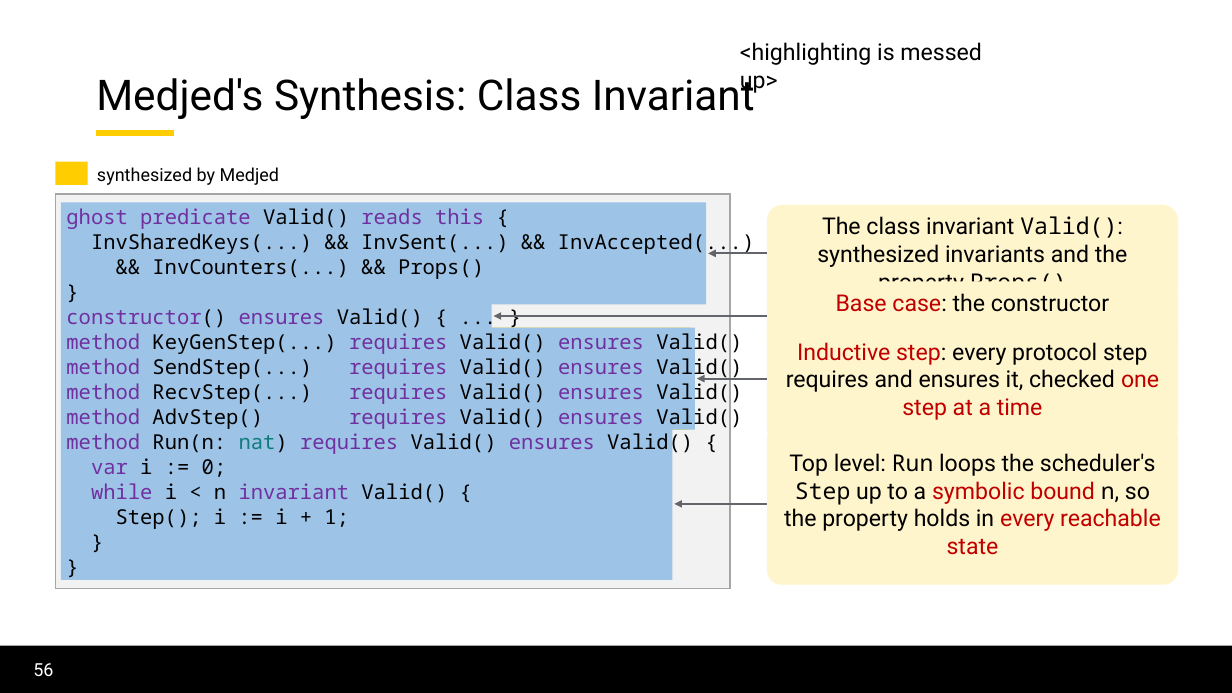
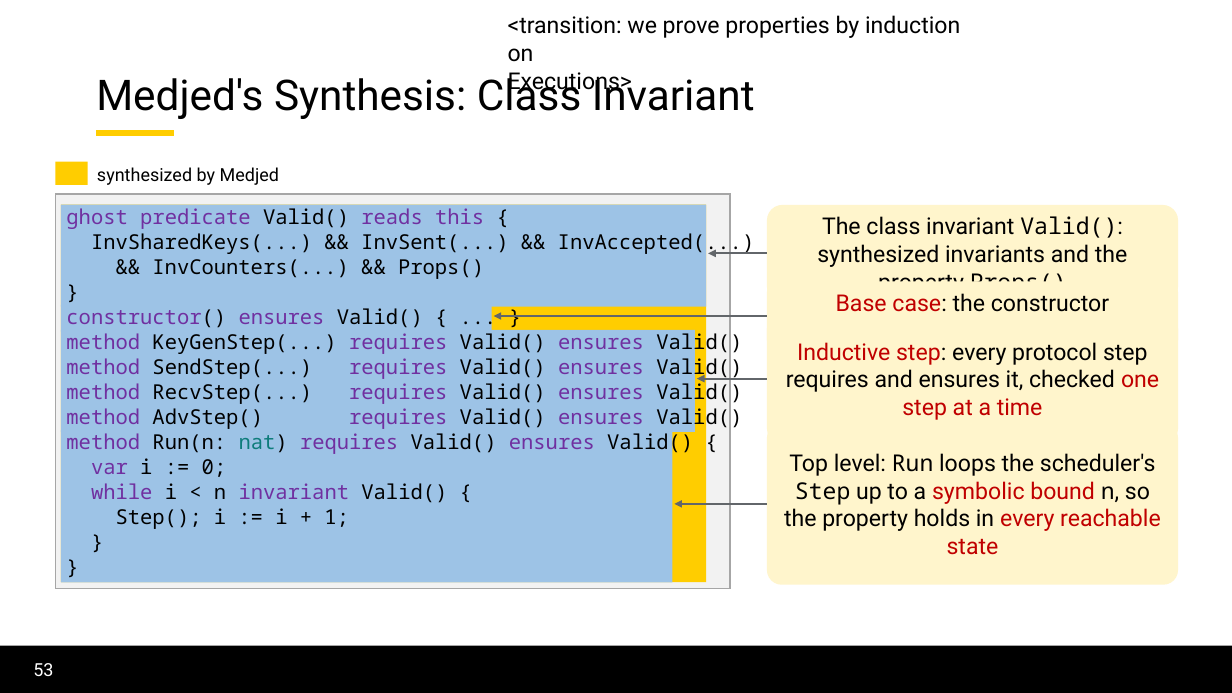
Before and after one commit to lorchrob/thesis_proposal_slides, a slide deck: slide 53 of slides.pptx (slide 56 before the commit). Drawn at 1232x693 pixels with LibreOffice and Linux fonts; fonts in the diff are those of the drawing; background and template pictures are left out. Boxes give left, top, right and bottom in pixels: in the first picture for what was removed or moved away, otherwise in the second. Text is boxed around its words. In the diff, an @@ line names an element or a change of style, - is before the commit and + after.

```diff
--- a/slides.pptx
+++ b/slides.pptx
@@ text added at <box>508,15,960,94</box>, 18 pt, text #000000 @@
+<transition: we prove properties by induction on
+Executions>
@@ text removed at <box>740,42,982,93</box> @@
-<highlighting is messed up>
@@ rectangle: place and size @@
-rectangle at <box>323,403,690,430</box>
+rectangle at <box>61,204,706,582</box>
@@ rectangle removed at <box>323,328,690,355</box> @@
@@ page number at <box>33,663,53,676</box>: text changed @@
-56
+53
```
Also in this commit, not shown: 16 other slides changed.
